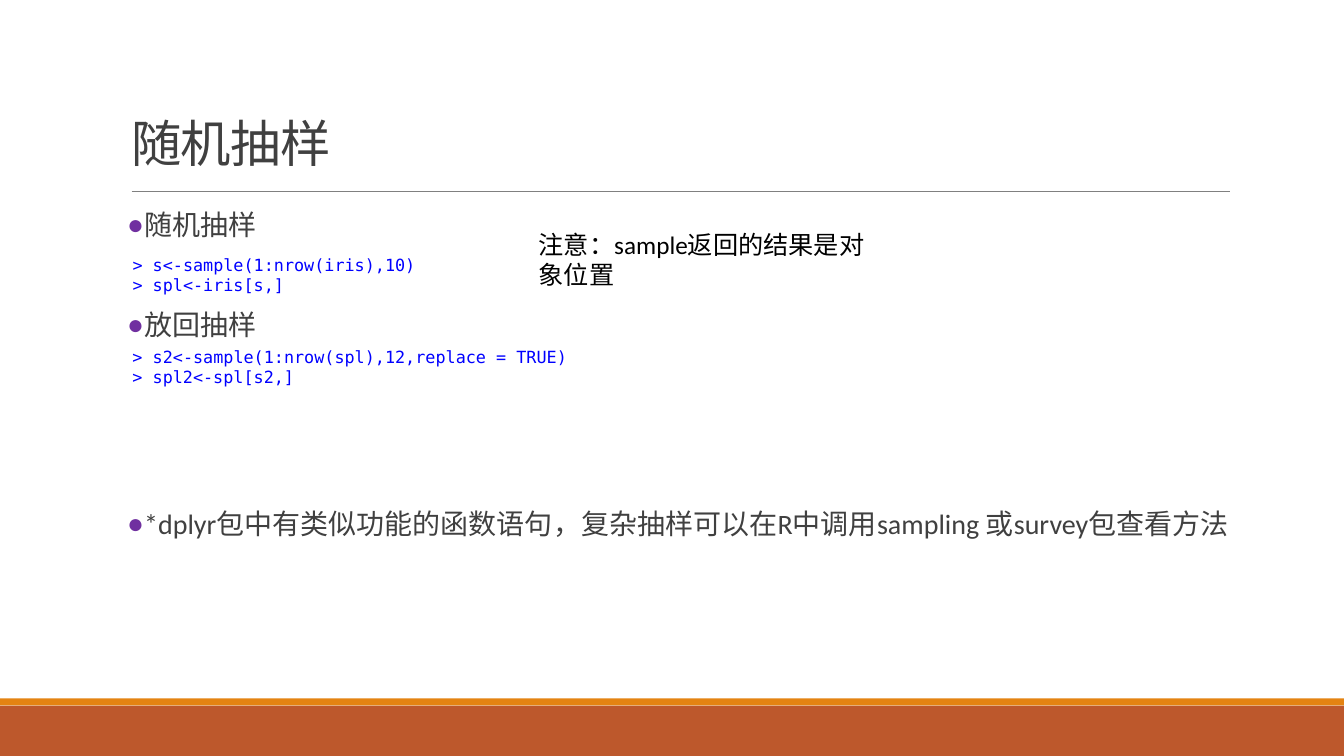
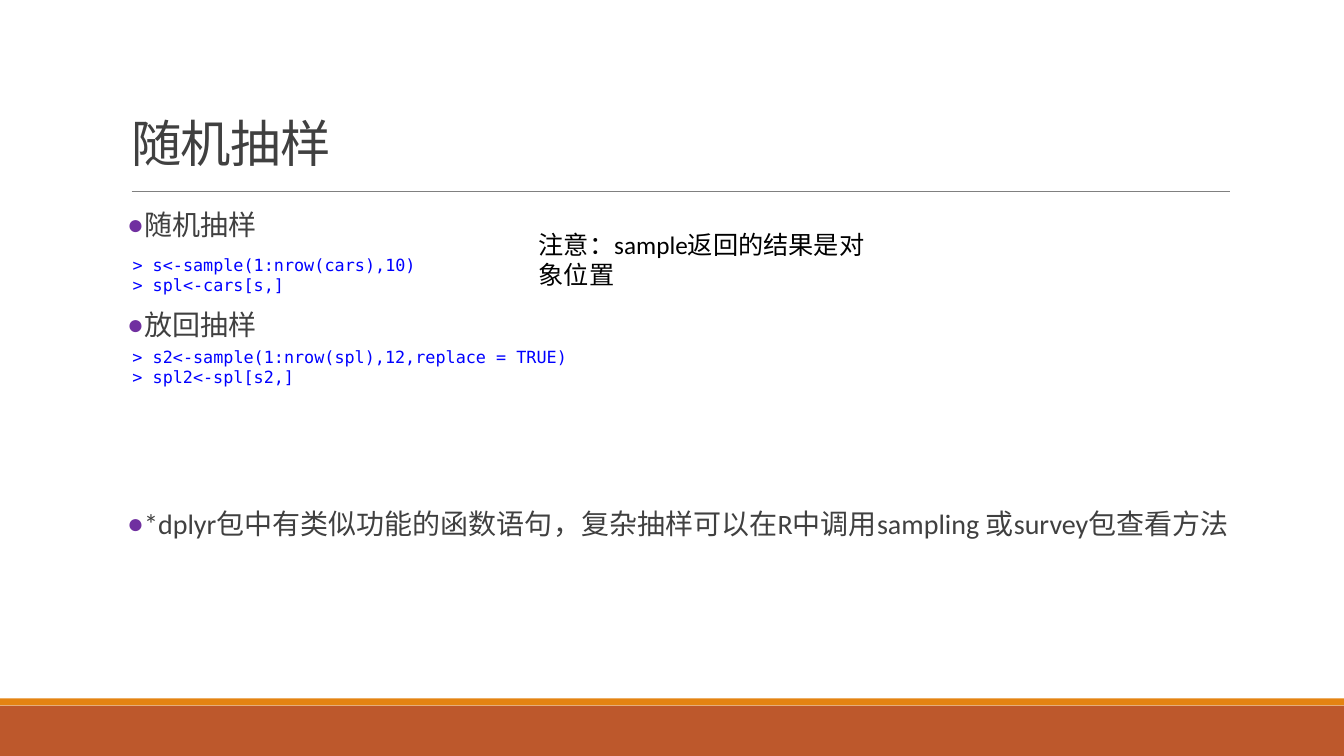
Before and after one commit to exoplanetX/DataAnalytics, a slide deck: slide 9 of 实验3-探索性分析.pptx. Drawn at 1344x756 pixels with LibreOffice and Linux fonts; fonts in the diff are those of the drawing. Boxes give left, top, right and bottom in pixels: in the first picture for what was removed or moved away, otherwise in the second. Text is boxed around its words. In the diff, an @@ line names an element or a change of style, - is before the commit and + after.

```diff
--- a/实验3-探索性分析.pptx
+++ b/实验3-探索性分析.pptx
@@ text at <box>153,258,416,295</box>: text changed @@
-> s<-sample(1:nrow(iris),10)
-> spl<-iris[s,]
+> s<-sample(1:nrow(cars),10)
+> spl<-cars[s,]
```
Also in this commit, not shown: 6 other slides changed, 1 slide added, 1 slide removed.
